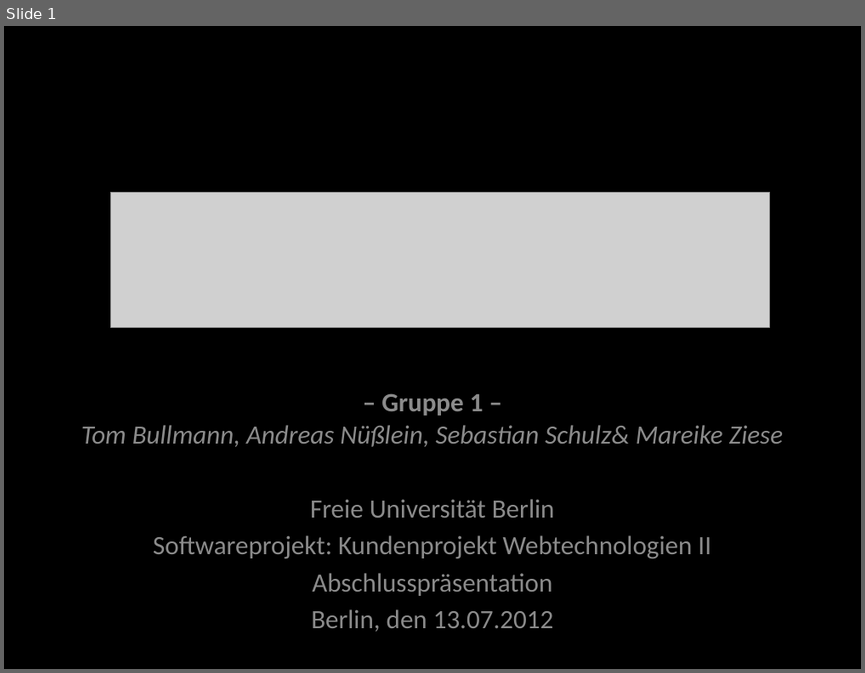
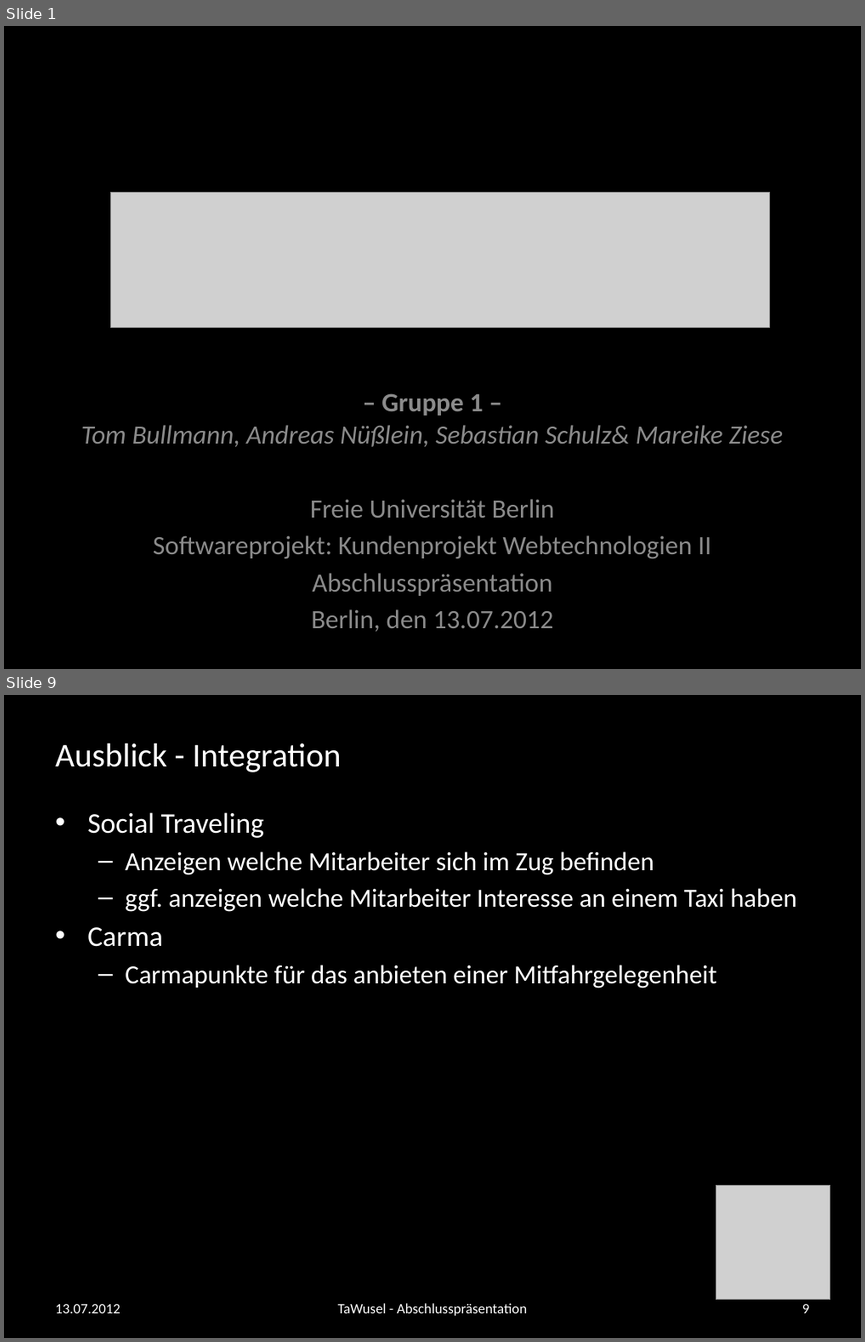
Before and after one commit to andreasnuesslein/swp_kp2_2012_gruppe1, a slide deck: Abschluss-Praesentation/vorlage.pptx. Shown one above the other, each under a label of ours: slide 1 before the commit, slides 1 and 9 after it; the slides between them are not shown. The pictures are 865x673 and 865x1342 pixels, drawn with LibreOffice and Linux fonts; fonts in the diff are those of the drawing; grey boxes stand for pictures; background and template pictures are left out. Boxes give left, top, right and bottom in pixels: in the first picture for what was removed or moved away, otherwise in the second. Text is boxed around its words. In the diff, an @@ line names an element or a change of style, - is before the commit and + after.

Commit message:
aktualsierung abschlusspräsentation
update nach dem feedback von clmb

```diff
--- a/Abschluss-Praesentation/vorlage.pptx
+++ b/Abschluss-Praesentation/vorlage.pptx
@@ slide 9 added at bbox=[4, 695, 861, 1338], background #000000 @@
@@ title added at bbox=[55, 743, 341, 772], 28 pt, text #FFFFFF @@
+Ausblick - Integration
@@ text added at bbox=[87, 812, 796, 988], 22 pt, text #FFFFFF @@
+• Social Traveling
+  – Anzeigen welche Mitarbeiter sich im Zug befinden
+  – ggf. anzeigen welche Mitarbeiter Interesse an einem Taxi haben
+• Carma
+  – Carmapunkte für das anbieten einer Mitfahrgelegenheit
@@ picture added at bbox=[716, 1185, 830, 1299] @@
@@ text added at bbox=[55, 1304, 120, 1313], 12 pt, text #FFFFFF @@
+13.07.2012
@@ text added at bbox=[338, 1303, 527, 1315], 12 pt, text #FFFFFF @@
+TaWusel - Abschlusspräsentation
@@ page number added at bbox=[802, 1304, 809, 1313], 12 pt, text #FFFFFF @@
+9
```
Also in this commit, not shown: 7 slides changed, 2 other slides added, 6 slides removed, 1 other file.
